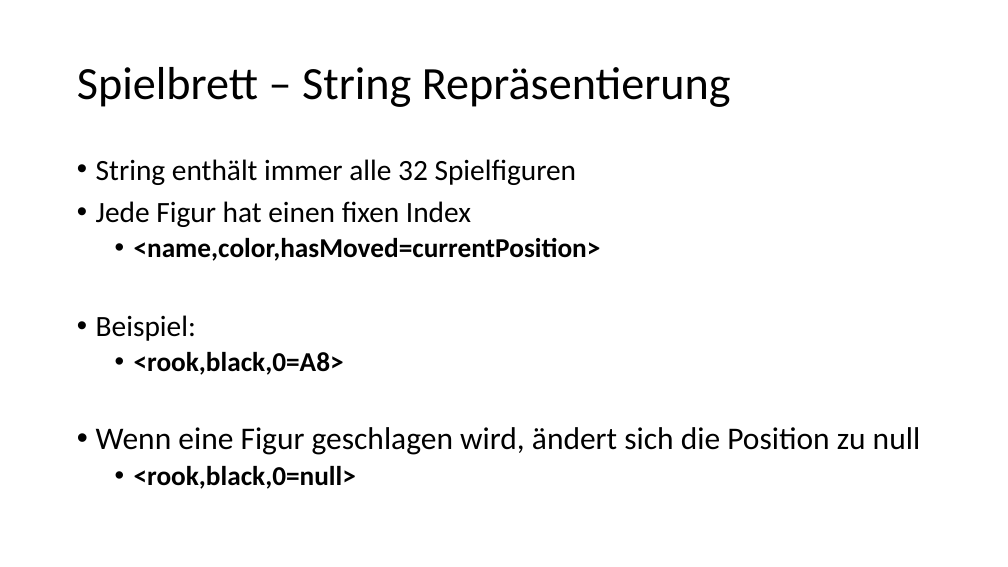
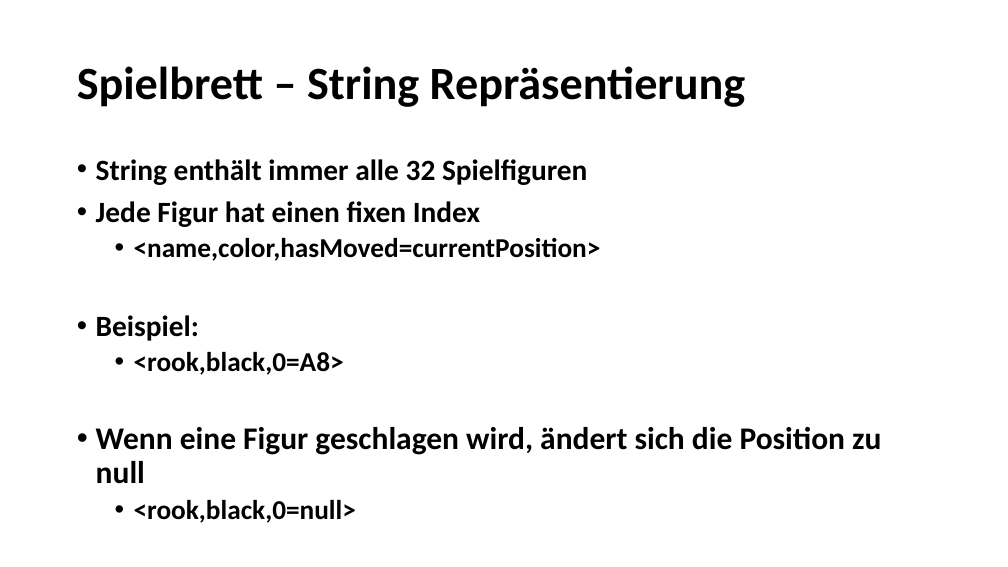
Before and after one commit to spionbruecke/Gava, a slide deck: slide 9 of Präsentation/Präsentation.pptx (slide 10 before the commit). Drawn at 1008x567 pixels with LibreOffice and Linux fonts; fonts in the diff are those of the drawing; background and template pictures are left out. Boxes give left, top, right and bottom in pixels: in the first picture for what was removed or moved away, otherwise in the second. Text is boxed around its words. In the diff, an @@ line names an element or a change of style, - is before the commit and + after.

```diff
--- a/Präsentation/Präsentation.pptx
+++ b/Präsentation/Präsentation.pptx
@@ title "Spielbrett – String Repräsentierung" at box(77, 66, 746, 107): bold on @@
@@ text at box(96, 159, 881, 484): bold on in "String enthält immer alle 32 Spielfiguren", "Jede Figur hat einen fixen Index", "Beispiel:", "Wenn eine Figur geschlagen wird, ändert sich ..." @@
```
Also in this commit, not shown: 4 other slides changed, 1 slide removed, 15 other files.
